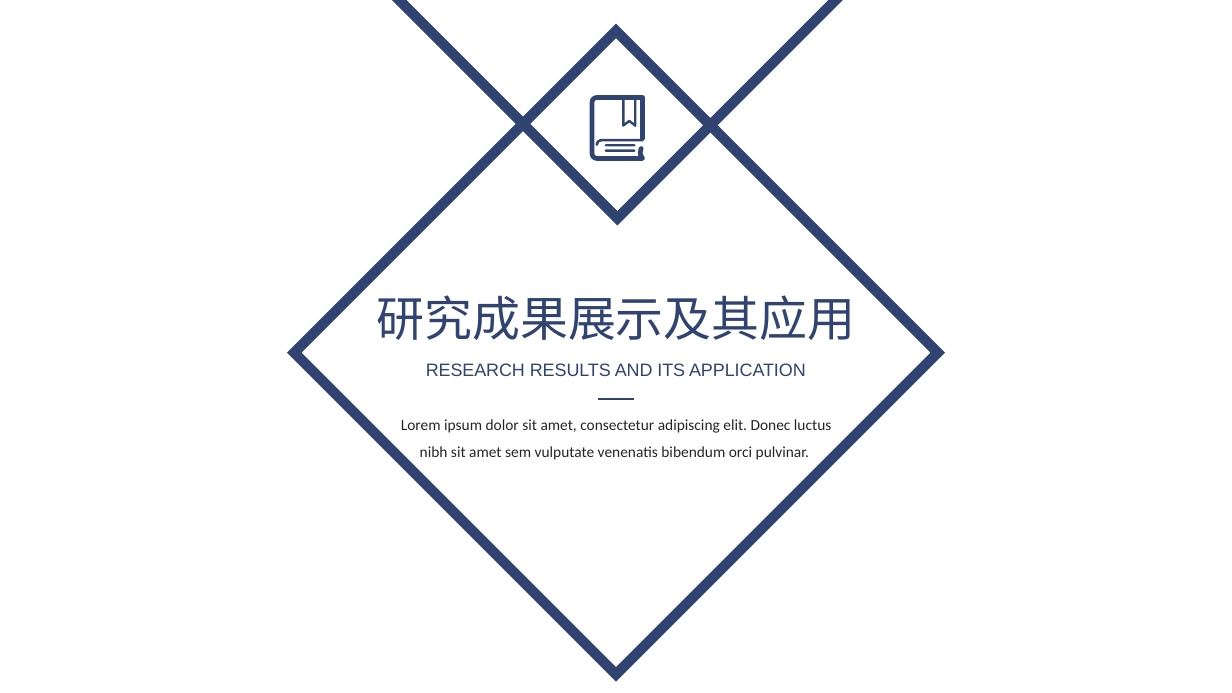
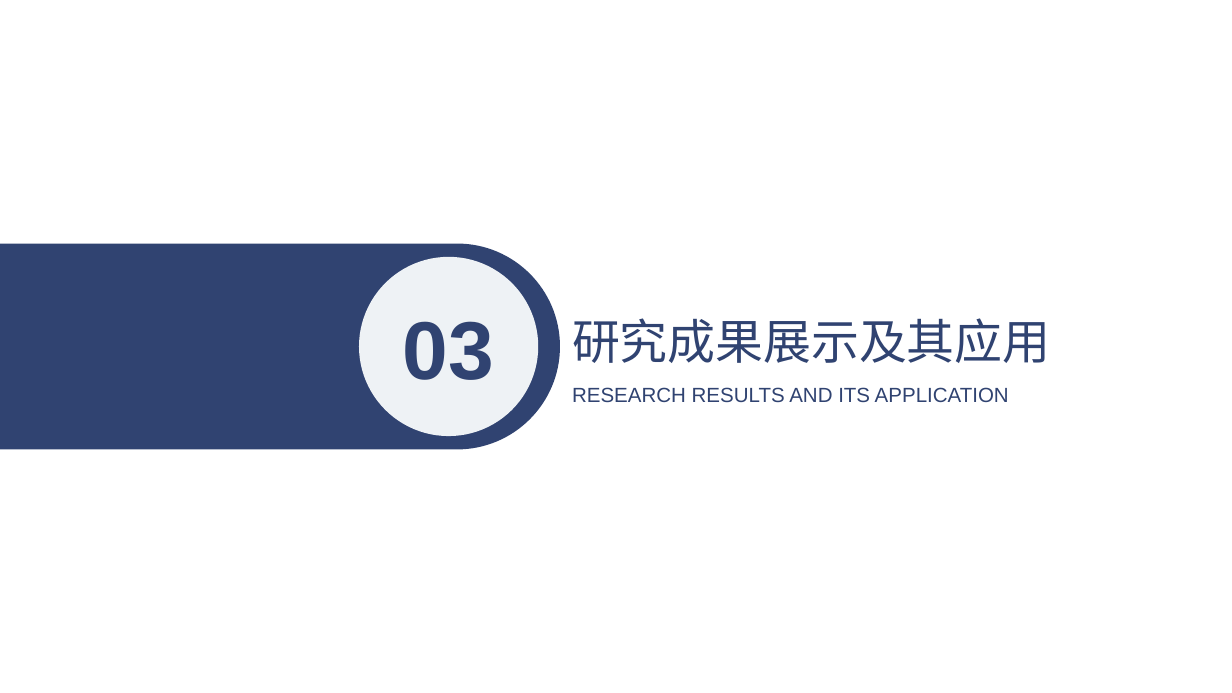
Before and after one commit to yxm785872911/paper, a slide deck: slide 19 of 答辩ppt初稿.pptx (slide 15 before the commit). Drawn at 1232x693 pixels with LibreOffice and Linux fonts; fonts in the diff are those of the drawing. Boxes give left, top, right and bottom in pixels: in the first picture for what was removed or moved away, otherwise in the second. Text is boxed around its words. In the diff, an @@ line names an element or a change of style, - is before the commit and + after.

```diff
--- a/答辩ppt初稿.pptx
+++ b/答辩ppt初稿.pptx
@@ freeform shape removed at <box>336,0,898,218</box> @@
@@ diamond removed at <box>294,31,938,674</box> @@
@@ freeform shape removed at <box>590,95,646,160</box> @@
@@ freeform shape removed at <box>605,144,636,147</box> @@
@@ freeform shape removed at <box>605,149,636,152</box> @@
@@ freeform shape added at <box>0,244,561,450</box>, fill #304371 @@
@@ ellipse added at <box>359,256,538,436</box>, fill #EEF2F5, 48 pt, text #304371, bold @@
+03
@@ text "研究成果展示及其应用": place and size @@
-text "研究成果展示及其应用" at <box>377,295,855,340</box>
+text "研究成果展示及其应用" at <box>572,318,1050,363</box>
@@ text "研究成果展示及其应用" at <box>572,318,1050,363</box>: alignment centre to left @@
@@ text "RESEARCH RESULTS AND ITS APPLICATION": place and size @@
-text "RESEARCH RESULTS AND ITS APPLICATION" at <box>426,363,806,376</box>
+text "RESEARCH RESULTS AND ITS APPLICATION" at <box>572,387,1009,402</box>
@@ text "RESEARCH RESULTS AND ITS APPLICATION" at <box>572,387,1009,402</box>: size 10.5 to 12 pt; alignment centre to left @@
@@ text removed at <box>401,419,831,460</box> @@
-Lorem ipsum dolor sit amet, consectetur adipiscing elit. Donec luctus nibh sit amet sem vulputate venenatis bibendum orci pulvinar.
@@ line removed from (599, 399) to (633, 399) @@
```
Also in this commit, not shown: 8 other slides changed, 9 slides added, 3 slides removed, 1 other file.
